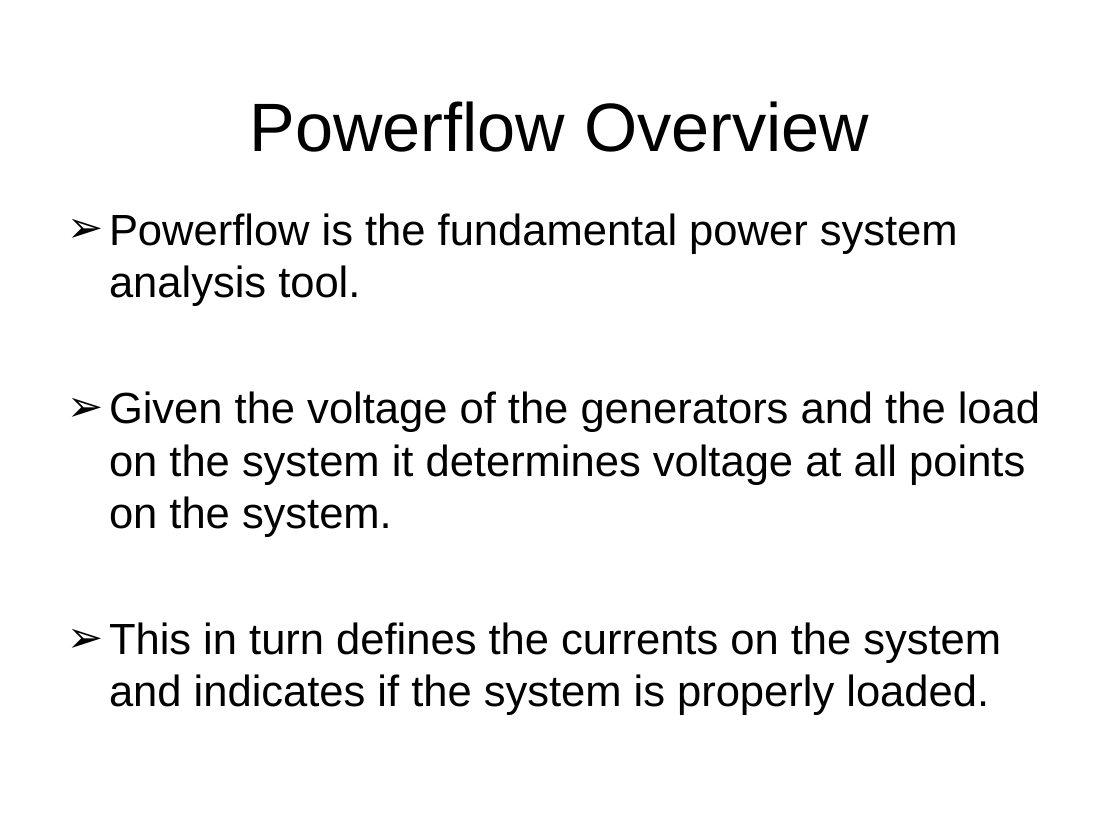
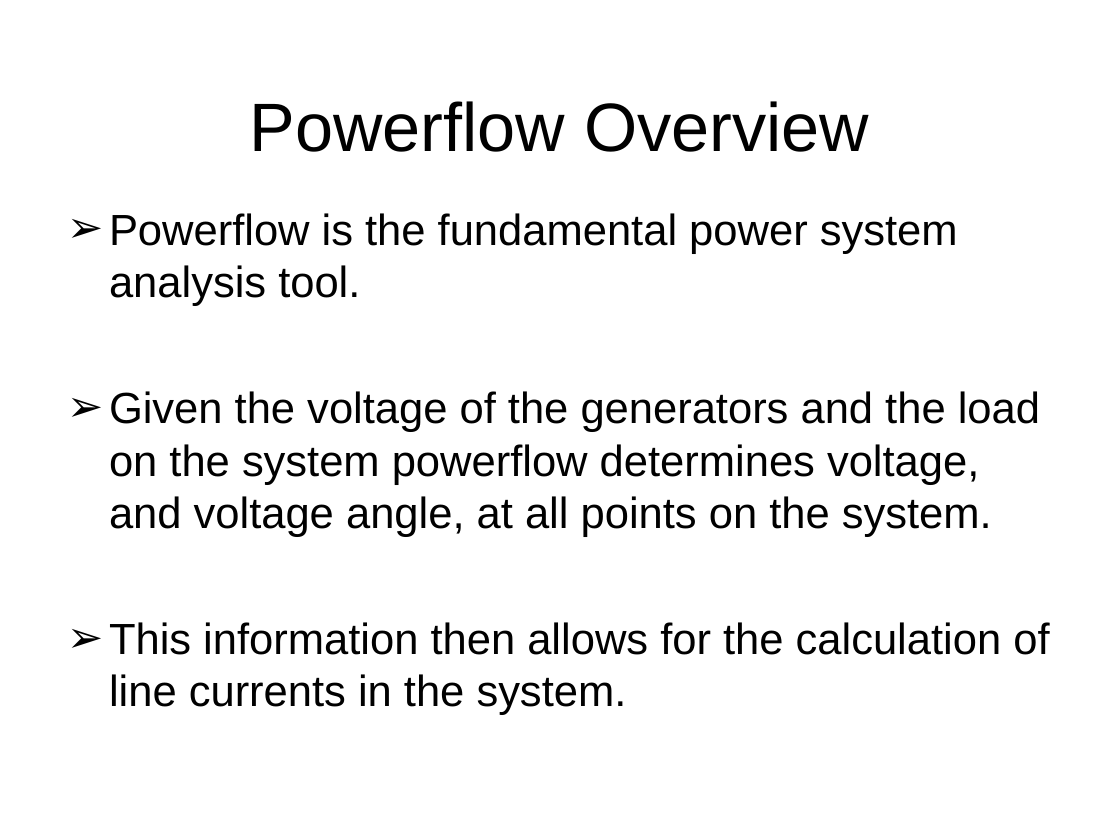
Before and after one commit to gridlab-d/course, a slide deck: slide 2 of FourDayCourse/4.1 - Powerflow Module.ppt. Drawn at 1120x840 pixels with LibreOffice and Linux fonts; fonts in the diff are those of the drawing; background and template pictures are left out. Boxes give left, top, right and bottom in pixels: in the first picture for what was removed or moved away, otherwise in the second. Text is boxed around its words. In the diff, an @@ line names an element or a change of style, - is before the commit and + after.

Commit message:
Update to powerflow.

```diff
--- a/FourDayCourse/4.1 - Powerflow Module.ppt
+++ b/FourDayCourse/4.1 - Powerflow Module.ppt
@@ text at (109, 391, 1049, 715): text changed @@
-➢ Given the voltage of the generators and the load on the system it determines voltage at all points on the system.
-➢ This in turn defines the currents on the system and indicates if the system is properly loaded.
+➢ Given the voltage of the generators and the load on the system powerflow determines voltage, and voltage angle, at all points on the system.
+➢ This information then allows for the calculation of line currents in the system.
```
Also in this commit, not shown: 9 other slides changed, 29 slides added, 4 slides removed.
